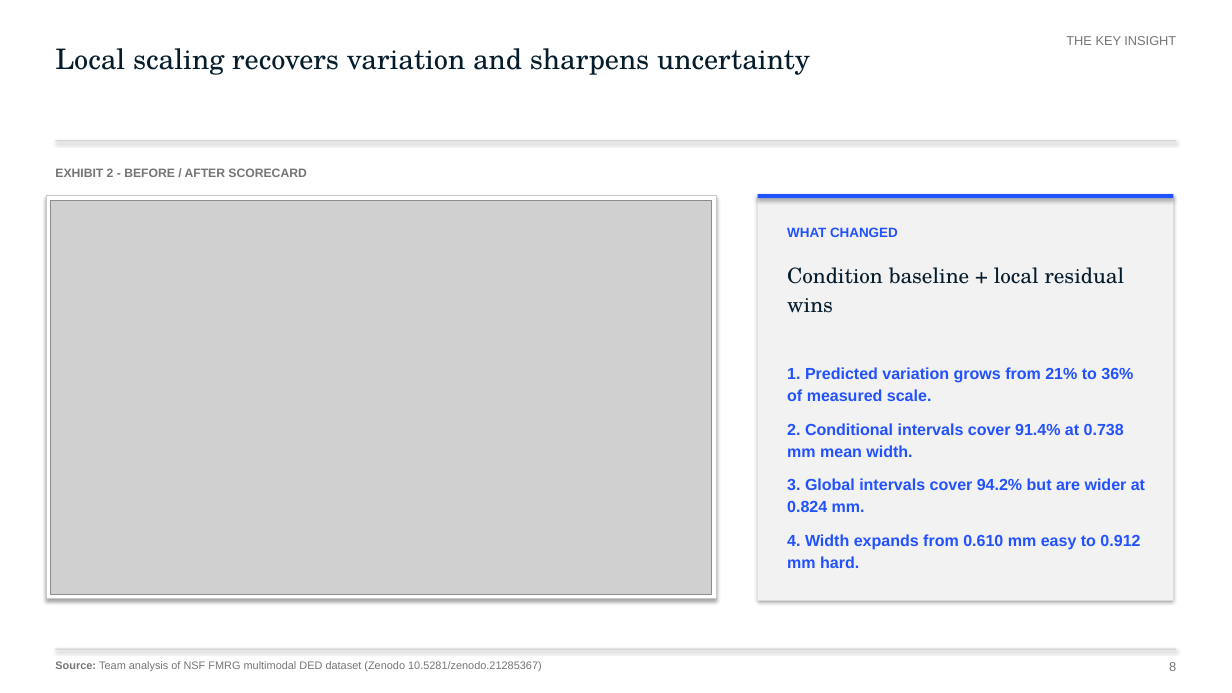
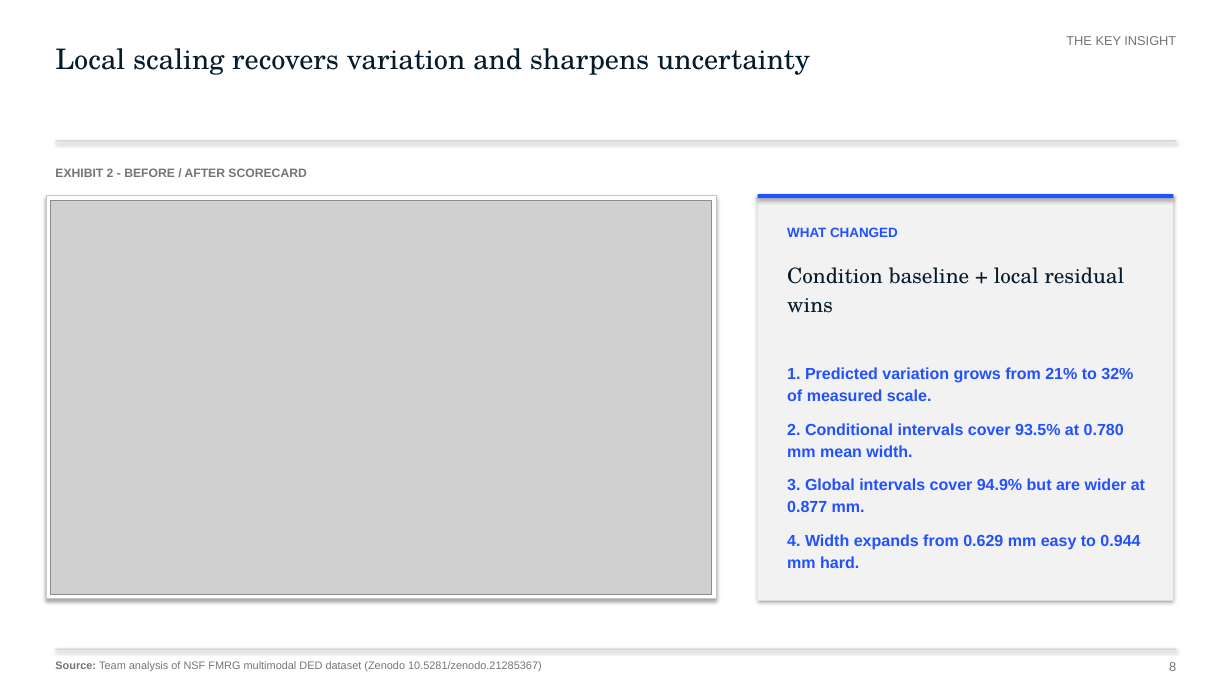
Before and after one commit to alphons3t/nsf-chuds, a slide deck: slide 8 of deliverables/presentation/FMRG_Final_Submission_Audited.pptx. Drawn at 1232x693 pixels with LibreOffice and Linux fonts; fonts in the diff are those of the drawing; grey boxes stand for pictures. Boxes give left, top, right and bottom in pixels: in the first picture for what was removed or moved away, otherwise in the second. Text is boxed around its words. In the diff, an @@ line names an element or a change of style, - is before the commit and + after.

```diff
--- a/deliverables/presentation/FMRG_Final_Submission_Audited.pptx
+++ b/deliverables/presentation/FMRG_Final_Submission_Audited.pptx
@@ text at (x1=787, y1=367, x2=1145, y2=568): text changed @@
-1. Predicted variation grows from 21% to 36% of measured scale.
-2. Conditional intervals cover 91.4% at 0.738 mm mean width.
-3. Global intervals cover 94.2% but are wider at 0.824 mm.
-4. Width expands from 0.610 mm easy to 0.912 mm hard.
+1. Predicted variation grows from 21% to 32% of measured scale.
+2. Conditional intervals cover 93.5% at 0.780 mm mean width.
+3. Global intervals cover 94.9% but are wider at 0.877 mm.
+4. Width expands from 0.629 mm easy to 0.944 mm hard.
```
Also in this commit, not shown: 9 other slides changed, 34 other files.
